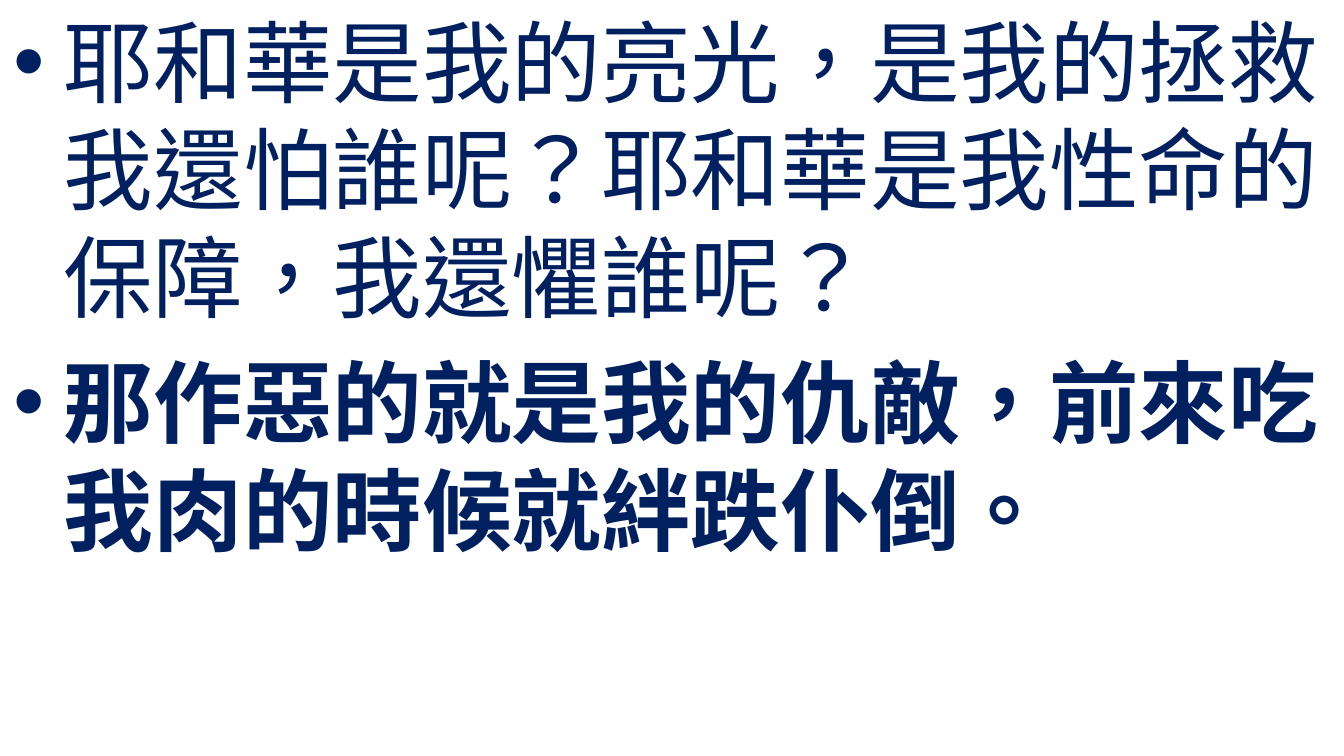
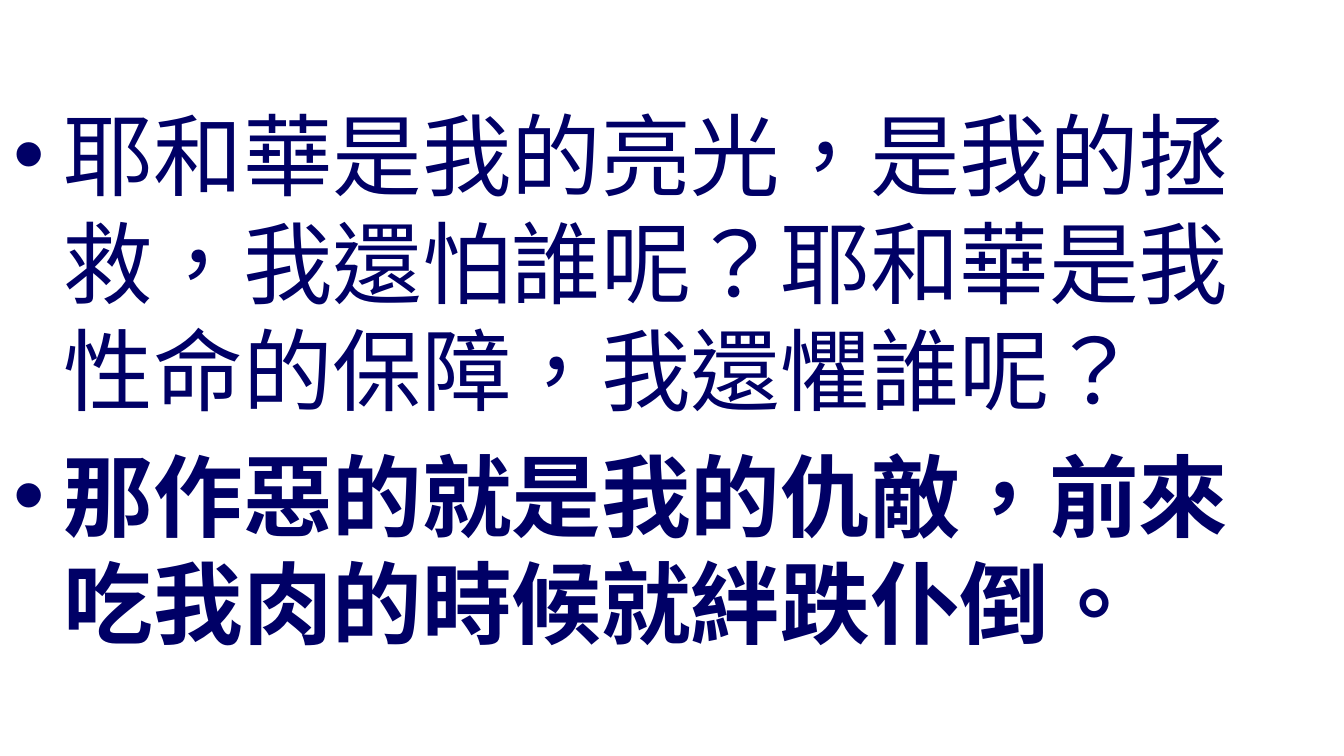
Before and after one commit to batisuoc/worship-resources, a slide deck: slide 2 of 63主是力量.pptx. Drawn at 1344x756 pixels with LibreOffice and Linux fonts; fonts in the diff are those of the drawing; background and template pictures are left out. Boxes give left, top, right and bottom in pixels: in the first picture for what was removed or moved away, otherwise in the second. Text is boxed around its words. In the diff, an @@ line names an element or a change of style, - is before the commit and + after.

```diff
--- a/63主是力量.pptx
+++ b/63主是力量.pptx
@@ text "耶和華是我的亮光，是我的拯救，我還怕誰呢？耶和華是我性命的保障，我還懼誰呢？" at (x1=64, y1=113, x2=1229, y2=646): text colour #002060 to #000066; vertical alignment top to middle @@
```
Also in this commit, not shown: 5 other slides changed, 1 slide removed.
